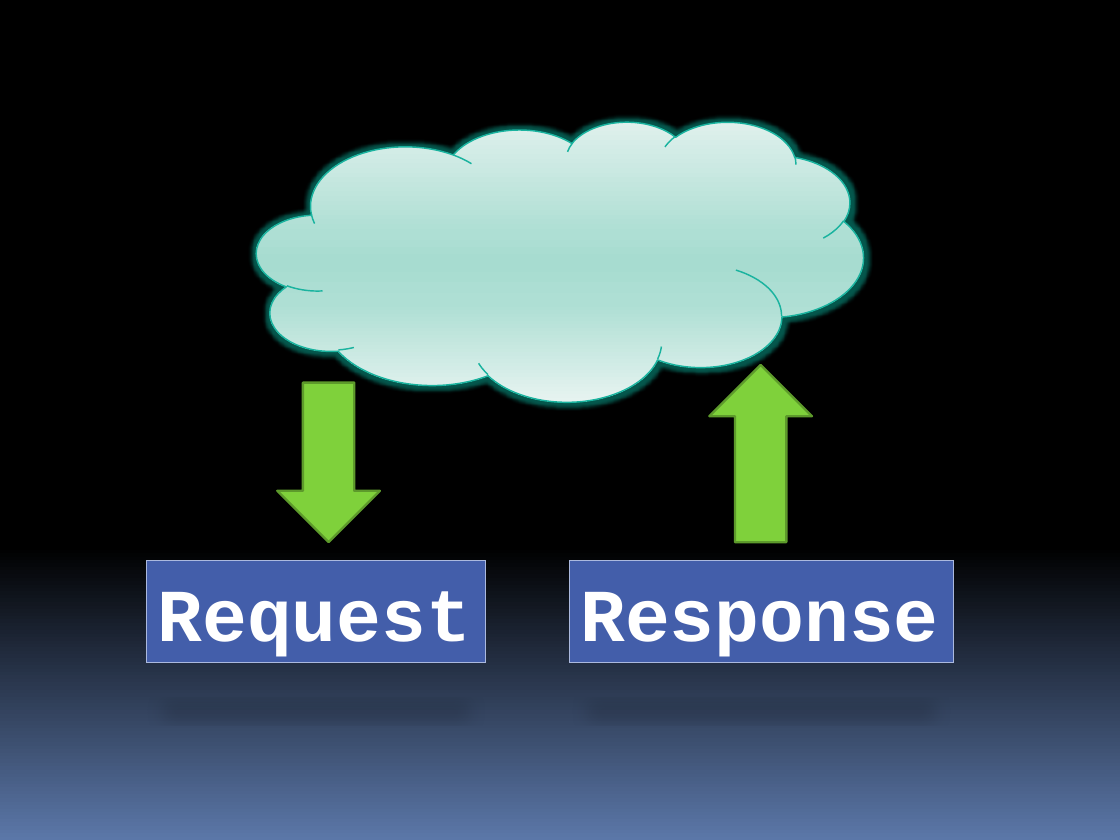
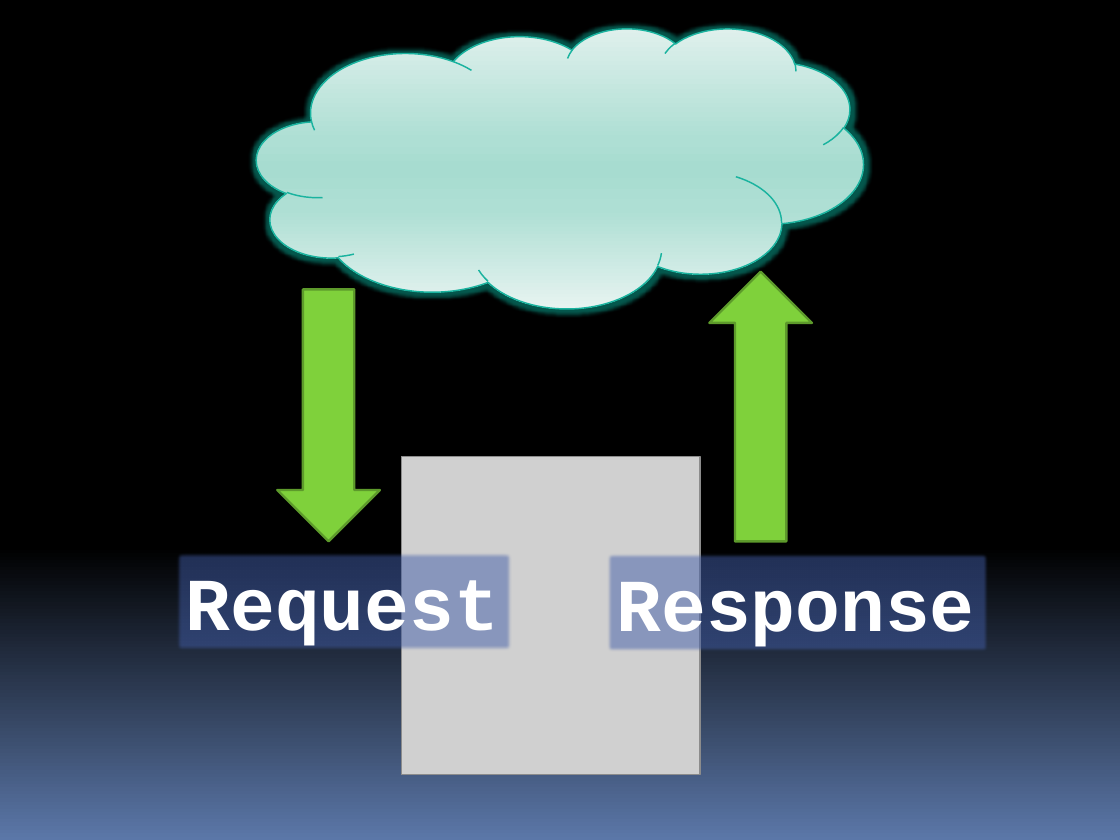
Before and after one commit to stevenharman/codeincubator, a slide deck: slide 22 of Samples/Getting-Started-With-MVC/Getting Started with MVC.pptx. Drawn at 1120x840 pixels with LibreOffice and Linux fonts; fonts in the diff are those of the drawing; grey boxes stand for pictures; background and template pictures are left out. Boxes give left, top, right and bottom in pixels: in the first picture for what was removed or moved away, otherwise in the second. Text is boxed around its words. In the diff, an @@ line names an element or a change of style, - is before the commit and + after.

Commit message:
Updated request/response slide

```diff
--- a/Samples/Getting-Started-With-MVC/Getting Started with MVC.pptx
+++ b/Samples/Getting-Started-With-MVC/Getting Started with MVC.pptx
@@ cloud moved from (x1=256, y1=121, x2=864, y2=401) to (x1=256, y1=28, x2=864, y2=308) @@
@@ down arrow resized from (x1=278, y1=383, x2=381, y2=542) to (x1=278, y1=289, x2=381, y2=541) @@
@@ down arrow resized from (x1=709, y1=365, x2=812, y2=542) to (x1=709, y1=271, x2=812, y2=541) @@
@@ picture added at (x1=401, y1=457, x2=700, y2=775) @@
@@ rectangle "Request" moved from (x1=147, y1=561, x2=485, y2=663) to (x1=175, y1=551, x2=513, y2=653) @@
@@ rectangle "Request" at (x1=175, y1=551, x2=513, y2=653): fill #435EAA to #435EAA at 50% opacity; outline #ABB9DE 0.75 pt to none; shadow off @@
@@ rectangle "Response" at (x1=606, y1=551, x2=990, y2=653): fill #435EAA to #435EAA at 50% opacity; outline #ABB9DE 0.75 pt to none; shadow off @@
@@ rectangle "Response" moved from (x1=569, y1=561, x2=953, y2=663) to (x1=606, y1=551, x2=990, y2=653) @@
```
